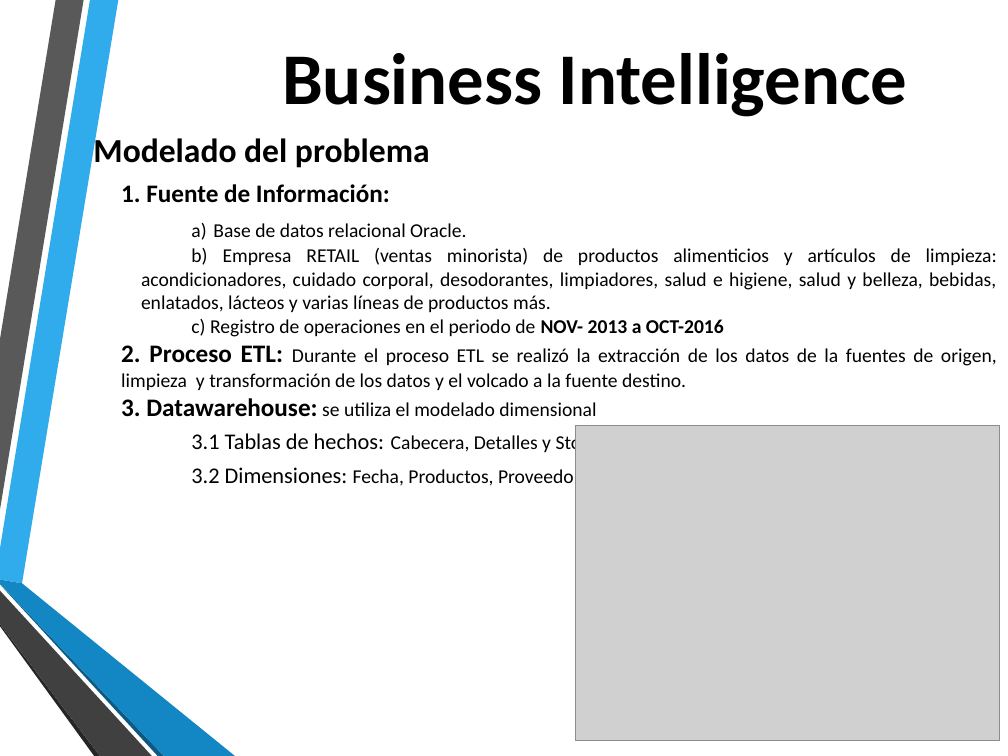
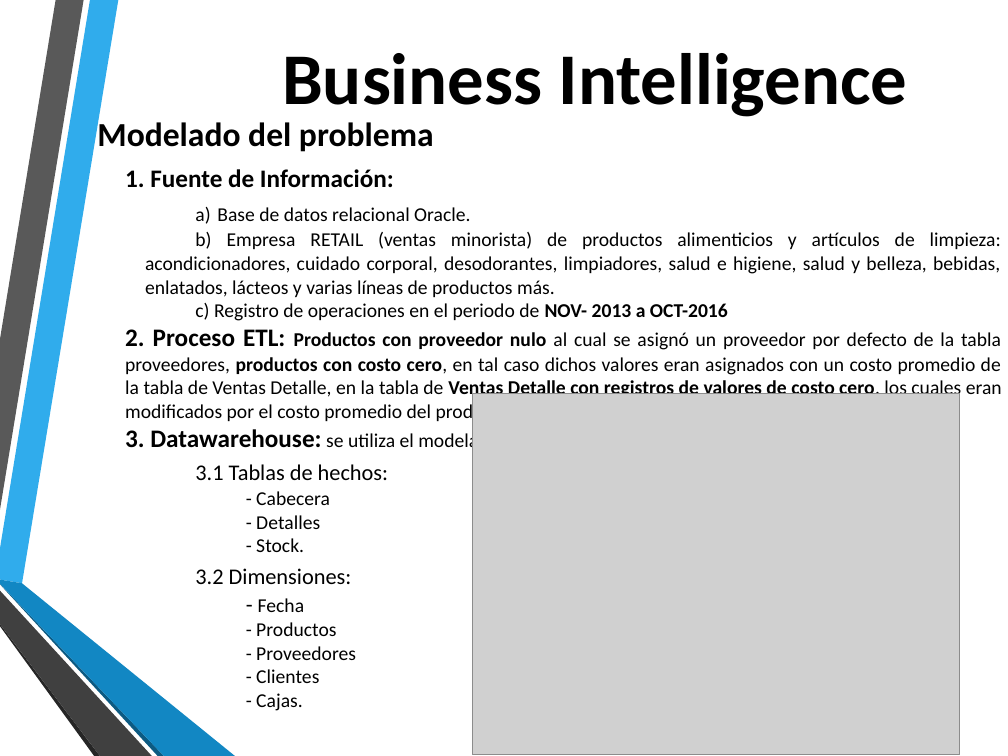
Before and after one commit to raulbenitezmartinez/tesisclei, a slide deck: slide 6 of Presentacion CLEI-JAIIO 2017.pptx. Drawn at 1008x756 pixels with LibreOffice and Linux fonts; fonts in the diff are those of the drawing; grey boxes stand for pictures; background and template pictures are left out. Boxes give left, top, right and bottom in pixels: in the first picture for what was removed or moved away, otherwise in the second. Text is boxed around its words. In the diff, an @@ line names an element or a change of style, - is before the commit and + after.

```diff
--- a/Presentacion CLEI-JAIIO 2017.pptx
+++ b/Presentacion CLEI-JAIIO 2017.pptx
@@ text "Modelado del problema": place and size @@
-text "Modelado del problema" at [93,135,997,488]
+text "Modelado del problema" at [97,119,1002,711]
@@ text at [125,329,1002,424]: text changed @@
-  2. Proceso ETL: Durante el proceso ETL se realizó la extracción de los datos de la fuentes de origen, limpieza y transformación de los datos y el volcado a la fuente destino.
+  2. Proceso ETL: Productos con proveedor nulo al cual se asignó un proveedor por defecto de la tabla proveedores, productos con costo cero, en tal caso dichos valores eran asignados con un costo promedio de la tabla de Ventas Detalle, en la tabla de Ventas Detalle con registros de valores de costo cero, los cuales eran modificados por el costo promedio del producto .
@@ picture: place and size @@
-picture at [576,425,1000,740]
+picture at [473,394,961,755]
@@ text at [195,464,388,711]: text changed @@
-  3.1 Tablas de hechos: Cabecera, Detalles y Stock.
-  3.2 Dimensiones: Fecha, Productos, Proveedores, Clientes, Cajas.
+  3.1 Tablas de hechos:
+  - Cabecera
+  - Detalles
+  - Stock.
+  3.2 Dimensiones:
+  - Fecha
+  - Productos
+  - Proveedores
+  - Clientes
+  - Cajas.
```
Also in this commit, not shown: 2 other slides changed, 1 other file.
